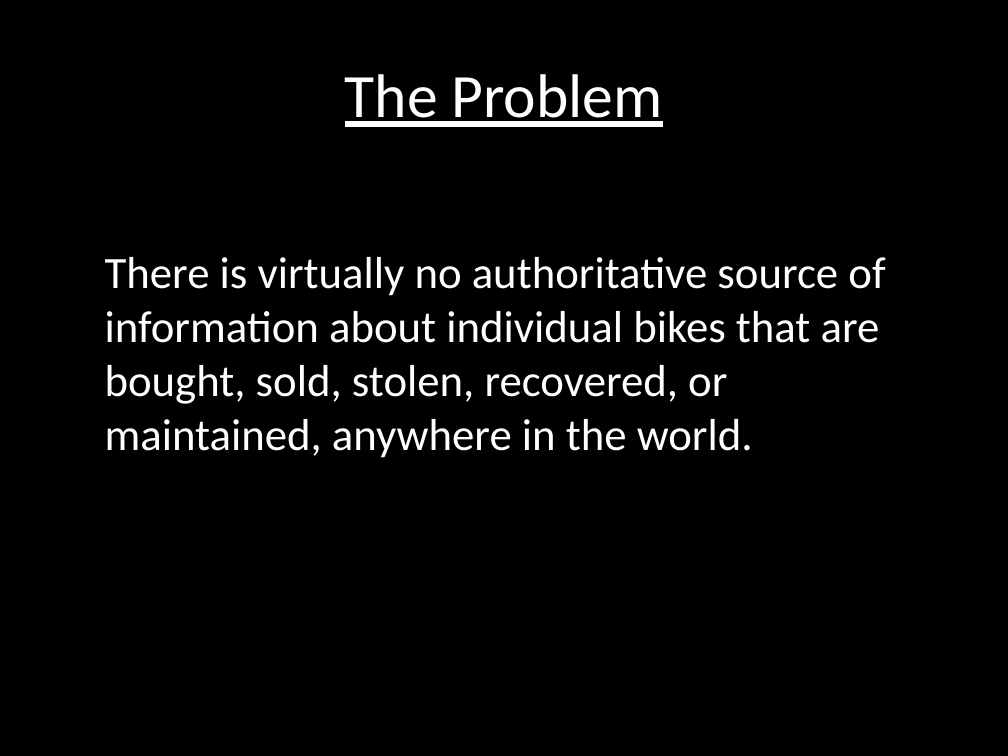
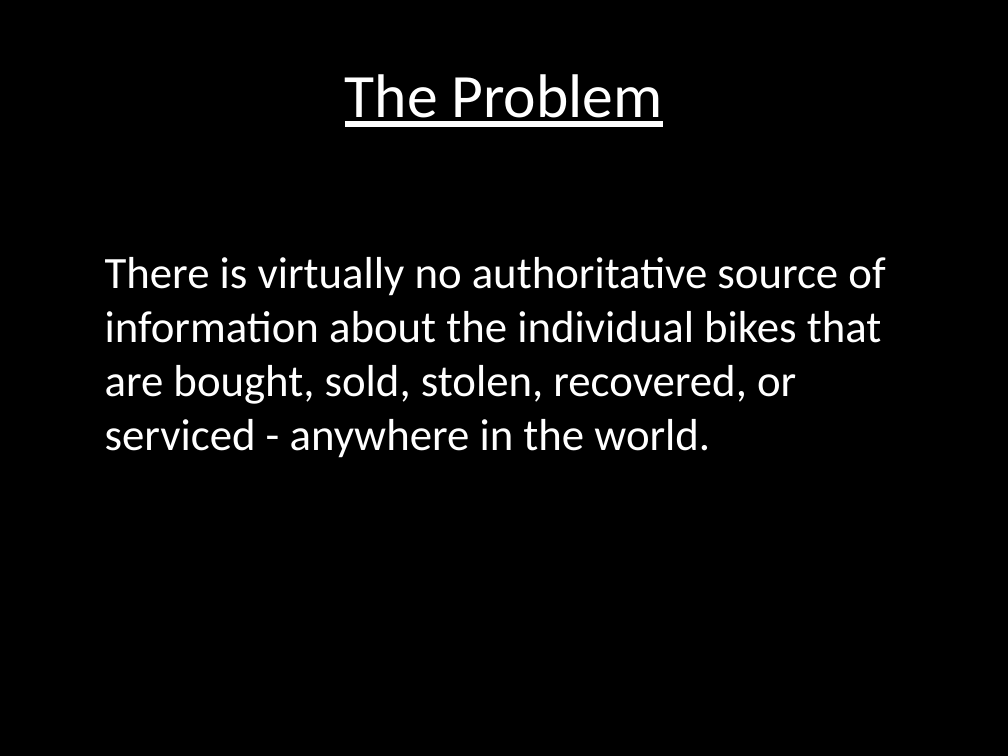
Before and after one commit to BikeDeed/BikeDeedWebsite, a slide deck: slide 3 of BikeDeedPitchDeck.pptx. Drawn at 1008x756 pixels with LibreOffice and Linux fonts; fonts in the diff are those of the drawing. Boxes give left, top, right and bottom in pixels: in the first picture for what was removed or moved away, otherwise in the second. Text is boxed around its words. In the diff, an @@ line names an element or a change of style, - is before the commit and + after.

Commit message:
Made a bunch of changes to the wording of the main page, whitepaper and pitch deck.

```diff
--- a/BikeDeedPitchDeck.pptx
+++ b/BikeDeedPitchDeck.pptx
@@ text at (105, 257, 885, 458): text changed @@
-  There is virtually no authoritative source of information about individual bikes that are bought, sold, stolen, recovered, or maintained, anywhere in the world.
+  There is virtually no authoritative source of information about the individual bikes that are bought, sold, stolen, recovered, or serviced - anywhere in the world.
```
Also in this commit, not shown: 6 other slides changed, 2 other files.
